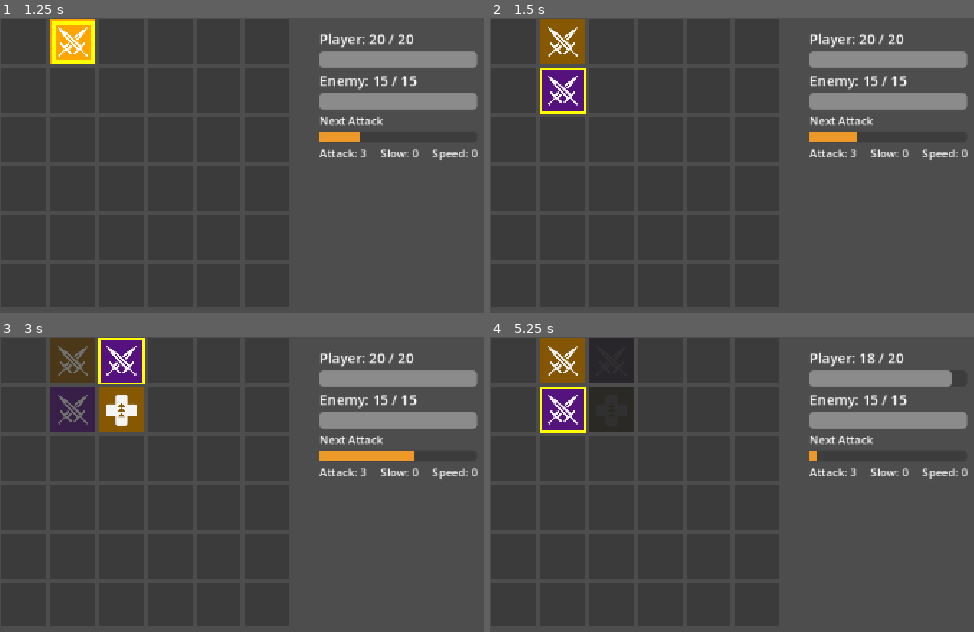
Above: before the commit, frames 1-4 (two rows, left to right).
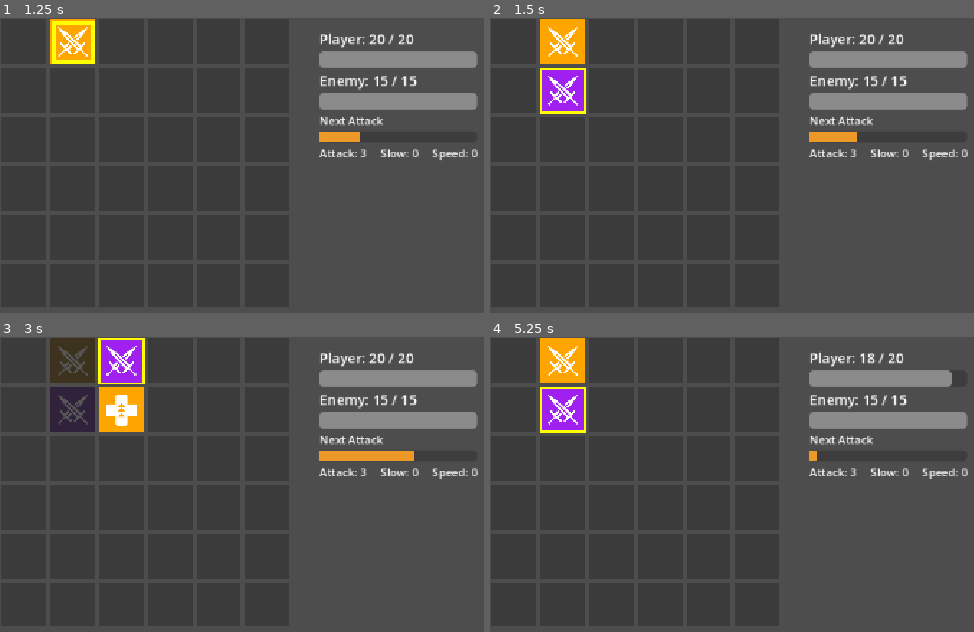
Above: after the commit, the same moments.

Repository: yaakovb/Memory-Game
Game: Godot game, scene res://scenes/main/main.tscn
Same seed, same stepped clock (60 frames per second), same inputs: the game is played once before the commit and once after it.
Inputs:
- Up to frame 1 (1.25 s): tap Enter at 0.5 s; hold D (move_right) from 0.53 s (still down); hold Space (reveal) from 0.53 s (still down)
- Up to frame 2 (1.5 s): tap R (restart) at 1.25 s; release D (move_right) at 1.28 s; release Space (reveal) at 1.28 s; hold S (move_down) from 1.28 s (still down); tap Space (reveal) at 1.35 s
- Up to frame 3 (3 s): release S (move_down) at 2.03 s; hold D (move_right) 2.03-2.78 s; hold Space (reveal) 2.03-2.78 s; hold W (move_up) from 2.78 s (still down); tap Space (reveal) at 2.85 s
- Up to frame 4 (5.25 s): release W (move_up) at 3.53 s; hold Space (reveal) 3.53-4.28 s; hold A (move_left) 3.53-5.03 s; tap Space (reveal) at 4.35 s; hold S (move_down) from 5.03 s (still down); hold Space (reveal) from 5.03 s (still down)

Frame 1 is identical in both runs. In frame 2, 2.3% of the frame differs, in the area x 10-20%, y 0-32%; in frame 3, 2.5%, in the area x 11-30%, y 1-33%; in frame 4, 2.3%.

Commit message:
Add reveal hold and longer color-match lockout timings.
Hold tiles fully revealed before greying so the second face is readable; lock miss/icon-only at 2.0s and color-match at 3.5s total.

Co-authored-by: Cursor <cursoragent@cursor.com>

Diff:
--- a/memory-game/scripts/board/board.gd
+++ b/memory-game/scripts/board/board.gd
@@ -199,16 +199,16 @@
 		_resolve_mismatch(first, second)
 	elif same_color:
 		color_matched.emit(first.pair_color_id)
-		first.grey_and_fade()
-		second.grey_and_fade()
+		first.grey_and_fade(Tile.COLOR_MATCH_FADE_DURATION)
+		second.grey_and_fade(Tile.COLOR_MATCH_FADE_DURATION)
 	else:
 		_resolve_mismatch(first, second)
 
 
 func _resolve_mismatch(first: Tile, second: Tile) -> void:
 	pair_mismatched.emit()
-	first.grey_and_fade()
-	second.grey_and_fade()
+	first.grey_and_fade(Tile.MISMATCH_FADE_DURATION)
+	second.grey_and_fade(Tile.MISMATCH_FADE_DURATION)
 
 
 func _update_selector_outline() -> void:
--- a/memory-game/scripts/tile/tile.gd
+++ b/memory-game/scripts/tile/tile.gd
@@ -4,7 +4,9 @@
 enum State { HIDDEN, REVEALED, GREYED, EMPTY }
 
 const HIDDEN_COLOR := Color(0.23, 0.23, 0.23)
-const MISMATCH_FADE_DURATION := 2.5
+const REVEAL_HOLD_DURATION := 0.35  # tune: time to actually see the second tile
+const MISMATCH_FADE_DURATION := 1.65
+const COLOR_MATCH_FADE_DURATION := 3.15
 const TILE_SIZE := 64.0
 const MATCH_POP_DURATION := 0.18
 const AFFILIATION_COLORS := [
@@ -87,17 +89,20 @@
 	_juice_tween.chain().tween_callback(_finish_match_pop)
 
 
-func grey_and_fade() -> void:
+func grey_and_fade(duration: float = MISMATCH_FADE_DURATION) -> void:
 	if _state != State.REVEALED:
 		return
 	_kill_juice_tween()
 	_restore_transform()
 	_state = State.GREYED
-	_face.modulate = Color(0.55, 0.55, 0.55, 1.0)
+	# Do NOT grey the face yet — hold first
 	_cover.modulate.a = 0.0
-
 	var tween := create_tween()
-	tween.tween_property(_cover, "modulate:a", 1.0, MISMATCH_FADE_DURATION)
+	tween.tween_interval(REVEAL_HOLD_DURATION)
+	tween.tween_callback(func() -> void:
+		_face.modulate = Color(0.55, 0.55, 0.55, 1.0)
+	)
+	tween.tween_property(_cover, "modulate:a", 1.0, duration)
 	tween.tween_callback(conceal)
 
 
Not shown, changed: AGENT_HANDOFF.md
Not shown, changed: GAME_DESIGN.md
Not shown, changed: WORK_PLAN.md
